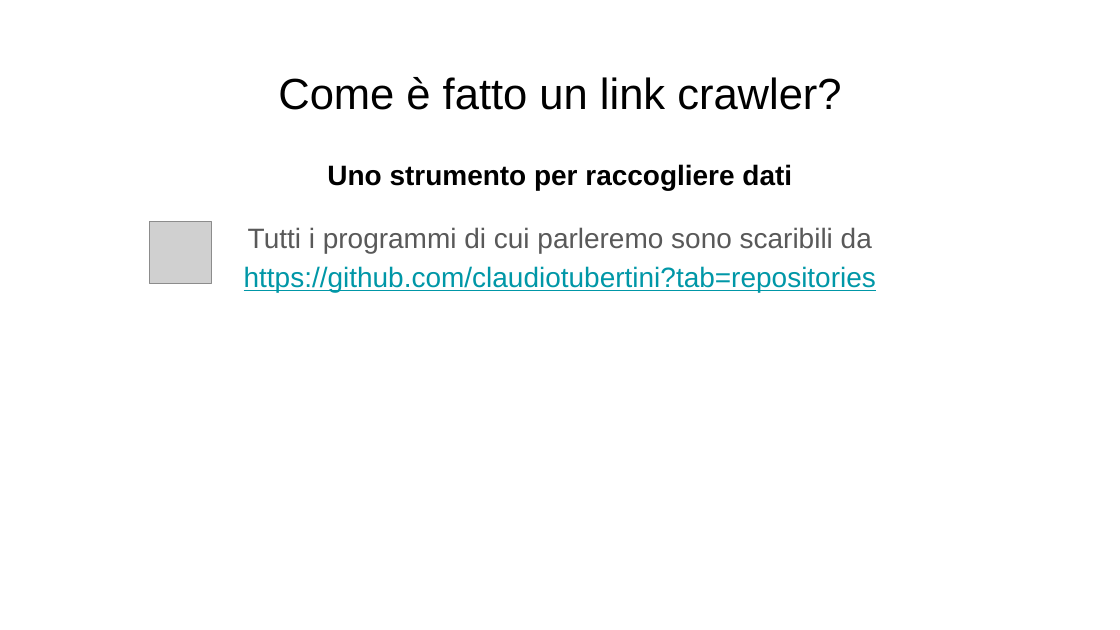
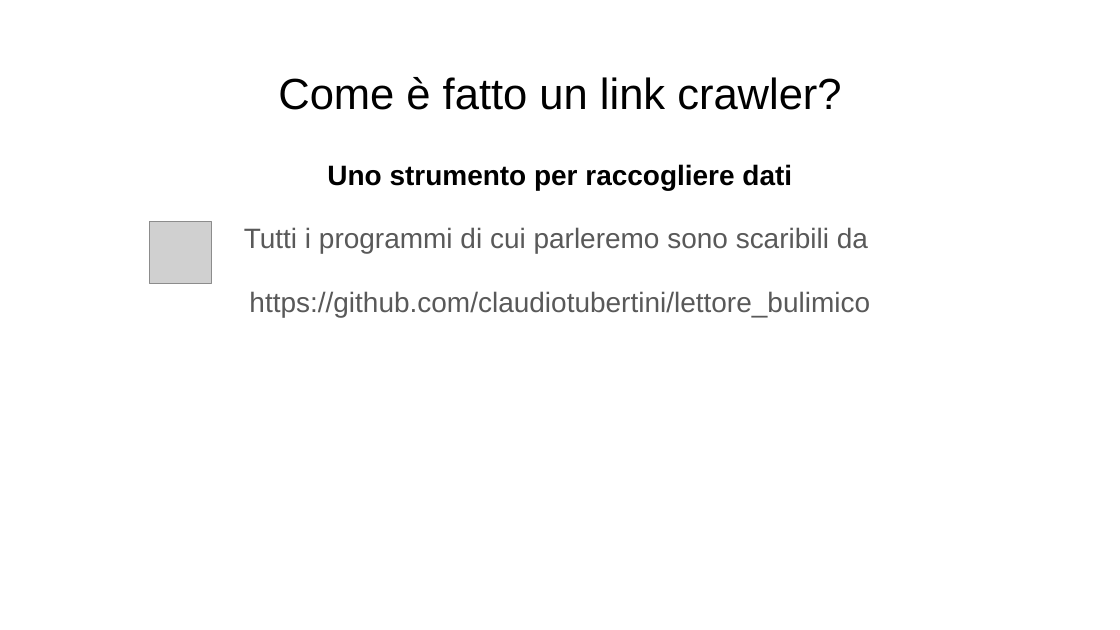
Before and after one commit to claudiotubertini/lettore_bulimico, a slide deck: slide 4 of cubo_lettore_google.pptx. Drawn at 1120x630 pixels with LibreOffice and Linux fonts; fonts in the diff are those of the drawing; grey boxes stand for pictures. Boxes give left, top, right and bottom in pixels: in the first picture for what was removed or moved away, otherwise in the second. Text is boxed around its words. In the diff, an @@ line names an element or a change of style, - is before the commit and + after.

Commit message:
Aggiornate slides

```diff
--- a/cubo_lettore_google.pptx
+++ b/cubo_lettore_google.pptx
@@ text at box(244, 227, 870, 317): text changed; text colour #0097A7 to #595959 @@
-Tutti i programmi di cui parleremo sono scaribili da https://github.com/claudiotubertini?tab=repositories
+Tutti i programmi di cui parleremo sono scaribili da
+https://github.com/claudiotubertini/lettore_bulimico
```
